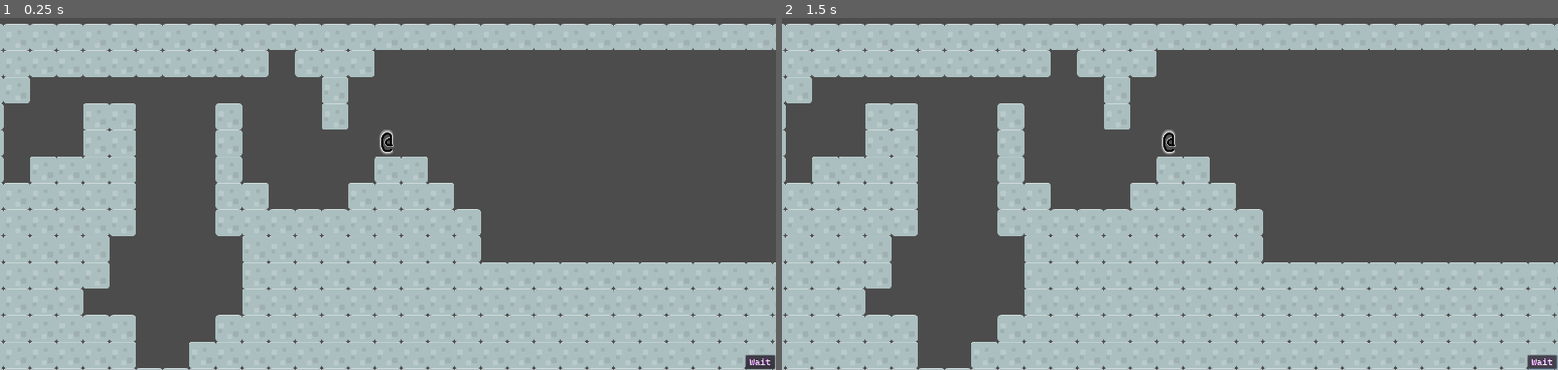
Above: before the commit, frames 1-2 (left to right).
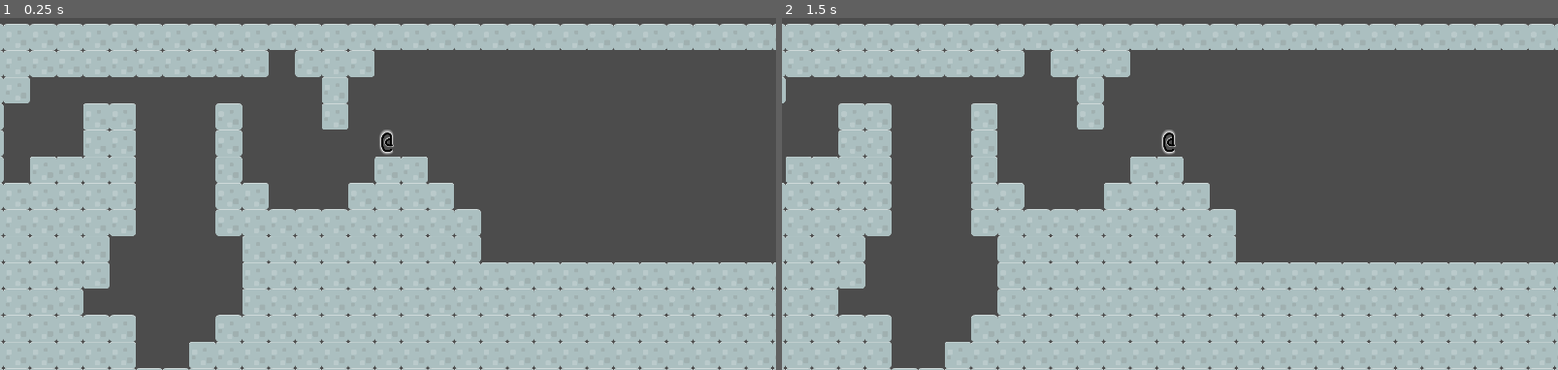
Above: after the commit, the same moments.

Repository: Edearth/vertical_rl
Game: Godot game, scene res://scenes/debug.tscn
The game is run twice, just before and just after one commit, with the same random seed, the same clock (stepped at 60 frames per second) and the same inputs.
Inputs (mouse positions are in pixels of both pictures, inside the frame that each line leads up to):
- Up to frame 1 (0.25 s): no input
- Up to frame 2 (1.5 s): click (1542, 362) at 0.5 s, where only the run before the commit has a clickable "Wait"; tap Enter at 1.25 s; hold Right (right, bound only after the commit) from 1.28 s (still down); tap . (wait, bound only after the commit) at 1.35 s

The runs differ from the first frame. In frame 1, 0.2% of the frame differs, in the area x 96-100%, y 95-100%; in frame 2, 11%, in the area x 0-100%, y 9-100%.

Commit message:
Move left+right and falling
* Implemented simple StateMachine for the player controls
* Now the simulation runs on its own separate thread
* Still need to make a stepped movement to avoid player getting stuck in ground. This
    happens when the falling speed is greater than 1 and the player moves "into" a
    ground tile.
* Need to change IdleState to remove the "if falling". The FallingState should be
    used instead, and it should have whatever actions you can do while falling (wait,
    grab/climb, attack, use an item... maybe even jumping from wall to wall).
* Need to add grab/climb state and keys.

Diff:
--- a/project.godot
+++ b/project.godot
@@ -8,9 +8,20 @@
 
 config_version=4
 
-_global_script_classes=[  ]
+_global_script_classes=[ {
+"base": "Node",
+"class": "PlayerControllerIdleState",
+"language": "GDScript",
+"path": "res://scripts/finite_state_machine/PlayerControllerIdleState.gd"
+}, {
+"base": "Node",
+"class": "StateMachine",
+"language": "GDScript",
+"path": "res://scripts/finite_state_machine/StateMachine.gd"
+} ]
 _global_script_class_icons={
-
+"PlayerControllerIdleState": "",
+"StateMachine": ""
 }
 
 [application]
@@ -31,6 +42,52 @@
 window/stretch/mode="2d"
 window/stretch/aspect="keep"
 
+[input]
+
+wait={
+"deadzone": 0.5,
+"events": [ Object(InputEventKey,"resource_local_to_scene":false,"resource_name":"","device":0,"alt":false,"shift":false,"control":false,"meta":false,"command":false,"pressed":false,"scancode":46,"unicode":0,"echo":false,"script":null)
+ ]
+}
+left={
+"deadzone": 0.5,
+"events": [ Object(InputEventKey,"resource_local_to_scene":false,"resource_name":"","device":0,"alt":false,"shift":false,"control":false,"meta":false,"command":false,"pressed":false,"scancode":16777231,"unicode":0,"echo":false,"script":null)
+, Object(InputEventKey,"resource_local_to_scene":false,"resource_name":"","device":0,"alt":false,"shift":false,"control":false,"meta":false,"command":false,"pressed":false,"scancode":16777354,"unicode":0,"echo":false,"script":null)
+, Object(InputEventKey,"resource_local_to_scene":false,"resource_name":"","device":0,"alt":false,"shift":false,"control":false,"meta":false,"command":false,"pressed":false,"scancode":72,"unicode":0,"echo":false,"script":null)
+ ]
+}
+right={
+"deadzone": 0.5,
+"events": [ Object(InputEventKey,"resource_local_to_scene":false,"resource_name":"","device":0,"alt":false,"shift":false,"control":false,"meta":false,"command":false,"pressed":false,"scancode":16777233,"unicode":0,"echo":false,"script":null)
+, Object(InputEventKey,"resource_local_to_scene":false,"resource_name":"","device":0,"alt":false,"shift":false,"control":false,"meta":false,"command":false,"pressed":false,"scancode":16777356,"unicode":0,"echo":false,"script":null)
+, Object(InputEventKey,"resource_local_to_scene":false,"resource_name":"","device":0,"alt":false,"shift":false,"control":false,"meta":false,"command":false,"pressed":false,"scancode":76,"unicode":0,"echo":false,"script":null)
+ ]
+}
+up={
+"deadzone": 0.5,
+"events": [ Object(InputEventKey,"resource_local_to_scene":false,"resource_name":"","device":0,"alt":false,"shift":false,"control":false,"meta":false,"command":false,"pressed":false,"scancode":16777232,"unicode":0,"echo":false,"script":null)
+, Object(InputEventKey,"resource_local_to_scene":false,"resource_name":"","device":0,"alt":false,"shift":false,"control":false,"meta":false,"command":false,"pressed":false,"scancode":16777358,"unicode":0,"echo":false,"script":null)
+, Object(InputEventKey,"resource_local_to_scene":false,"resource_name":"","device":0,"alt":false,"shift":false,"control":false,"meta":false,"command":false,"pressed":false,"scancode":75,"unicode":0,"echo":false,"script":null)
+ ]
+}
+down={
+"deadzone": 0.5,
+"events": [ Object(InputEventKey,"resource_local_to_scene":false,"resource_name":"","device":0,"alt":false,"shift":false,"control":false,"meta":false,"command":false,"pressed":false,"scancode":16777234,"unicode":0,"echo":false,"script":null)
+, Object(InputEventKey,"resource_local_to_scene":false,"resource_name":"","device":0,"alt":false,"shift":false,"control":false,"meta":false,"command":false,"pressed":false,"scancode":16777352,"unicode":0,"echo":false,"script":null)
+, Object(InputEventKey,"resource_local_to_scene":false,"resource_name":"","device":0,"alt":false,"shift":false,"control":false,"meta":false,"command":false,"pressed":false,"scancode":74,"unicode":0,"echo":false,"script":null)
+ ]
+}
+jump={
+"deadzone": 0.5,
+"events": [ Object(InputEventKey,"resource_local_to_scene":false,"resource_name":"","device":0,"alt":false,"shift":false,"control":false,"meta":false,"command":false,"pressed":false,"scancode":74,"unicode":0,"echo":false,"script":null)
+ ]
+}
+cancel={
+"deadzone": 0.5,
+"events": [ Object(InputEventKey,"resource_local_to_scene":false,"resource_name":"","device":0,"alt":false,"shift":false,"control":false,"meta":false,"command":false,"pressed":false,"scancode":16777217,"unicode":0,"echo":false,"script":null)
+ ]
+}
+
 [rendering]
 
 environment/default_environment="res://default_env.tres"
--- a/scenes/Simulation.gd
+++ b/scenes/Simulation.gd
@@ -4,25 +4,42 @@
 onready var actors = get_node(_actors)
 onready var map : TileMap = Singletons.get_instance(Singletons.MAP)
 
+onready var thread = Thread.new()
+
 func _ready():
-	EventBus.connect("tick", self, "tick")
+	thread.start(self, "run")
+
+	for actor in get_tree().get_nodes_in_group(Groups.PHYSICS):
+		if hit_ground(actor):
+			actor.is_falling = false
+			actor.velocity.y = 0
+
+# We need to set a dummy parameter if we want to start the method in a Thread
+# The start() method without data passes an empty array as data
+# See: https://github.com/godotengine/godot/issues/9924
+func run(_parameters):
+	while true:
+		tick()
+		physics_tick()
 
 func tick():
 	print("Start simulation tick")
 	for actor in actors.get_children():
 		actor.tick()
-	physics_tick()
 	print("End simulation tick")
 
 func physics_tick():
 	print("Start simulation physics tick")
 	for actor in get_tree().get_nodes_in_group(Groups.PHYSICS):
-		if actor.is_falling and hit_ground(actor):
-			actor.is_falling = false
-			actor.velocity.y = 0
-
 		#update position
 		actor.coordinates += actor.velocity
+
+		if hit_ground(actor):
+			actor.is_falling = false
+			actor.velocity = Vector2.ZERO
+		elif not actor.is_falling:
+			actor.velocity.x = 0
+			actor.is_falling = true
 
 	print("End simulation physics tick")
 
--- a/scenes/actors/_player/Player.gd
+++ b/scenes/actors/_player/Player.gd
@@ -3,7 +3,7 @@
 # exposed interface
 var coordinates : Vector2 setget set_coordinates, get_coordinates
 var velocity : Vector2 setget set_velocity, get_velocity
-var is_falling : bool setget set_falling, is_falling
+var is_falling : bool setget set_falling, get_falling
 
 # internals
 onready var actor_data = $"ActorData"
@@ -11,6 +11,12 @@
 onready var gravity_data = $"AffectedByGravity"
 
 onready var map : TileMap = Singletons.get_instance(Singletons.MAP)
+
+func _init():
+	Singletons.set_instance(Singletons.PLAYER, self)
+
+func _ready():
+	pass
 
 func get_coordinates():
 	return actor_data.coordinates
@@ -25,14 +31,13 @@
 func set_velocity(_velocity):
 	physics_data.velocity = _velocity
 
-func is_falling():
+func get_falling():
 	return gravity_data.is_falling
 
 func set_falling(falling: bool):
 	gravity_data.is_falling = falling
 
 func tick():
-	print ("Player position = "+str(self.position)+", coords="+str(self.coordinates))
 	for child in get_children():
 		if child.has_method("tick"):
 			child.tick()
--- a/scenes/actors/_player/Player.tscn
+++ b/scenes/actors/_player/Player.tscn
@@ -1,19 +1,20 @@
-[gd_scene load_steps=6 format=2]
+[gd_scene load_steps=7 format=2]
 
 [ext_resource path="res://scenes/actors/_player/Player.gd" type="Script" id=1]
 [ext_resource path="res://scenes/components/ActorData/ActorData.tscn" type="PackedScene" id=2]
 [ext_resource path="res://assets/player.png" type="Texture" id=3]
 [ext_resource path="res://scenes/components/PhysicsData/PhysicsData.tscn" type="PackedScene" id=4]
+[ext_resource path="res://scenes/components/Controller/PlayerKeyboardController.tscn" type="PackedScene" id=5]
 [ext_resource path="res://scenes/components/AffectedByGravity/AffectedByGravity.tscn" type="PackedScene" id=6]
 
 [node name="Player" type="Node2D"]
 script = ExtResource( 1 )
 
-[node name="Controller" type="Node" parent="."]
-
 [node name="Sprite" type="Sprite" parent="."]
 texture = ExtResource( 3 )
 offset = Vector2( 35, 35 )
+
+[node name="Controller" parent="." instance=ExtResource( 5 )]
 
 [node name="AffectedByGravity" parent="." instance=ExtResource( 6 )]
 
--- /dev/null
+++ b/scenes/components/Controller/PlayerKeyboardController.gd
@@ -0,0 +1,27 @@
+extends Node
+
+onready var input_press = Semaphore.new()
+onready var state_machine = StateMachine.new()
+var action_taken
+
+func _ready():
+	EventBus.connect("player_finished_input", self, "player_finished_input")
+
+func tick():
+	print("Wait for player input")
+	input_press.wait()
+	print("Player input selected")
+
+func player_finished_input():
+	input_press.post()
+
+func _process(delta):
+	state_machine._process(delta)
+
+	#	elif Input.is_action_just_pressed("grab"):
+	#		print("! Grab where?")
+	#		selectingGrab = true
+	#		return
+	#	elif Input.is_action_just_pressed("drop"):
+	#		player.drop()
+	#		input_press.post()
--- /dev/null
+++ b/scenes/components/Controller/PlayerKeyboardController.tscn
@@ -0,0 +1,12 @@
+[gd_scene load_steps=4 format=2]
+
+[ext_resource path="res://scenes/components/Controller/PlayerKeyboardController.gd" type="Script" id=1]
+[ext_resource path="res://scripts/finite_state_machine/StateMachine.gd" type="Script" id=2]
+[ext_resource path="res://scripts/finite_state_machine/PlayerControllerIdleState.gd" type="Script" id=3]
+
+[node name="PlayerKeyboardController" type="Node"]
+script = ExtResource( 1 )
+
+[node name="StateMachine" type="Node" parent="."]
+script = ExtResource( 2 )
+default_state = ExtResource( 3 )
--- a/scenes/debug.tscn
+++ b/scenes/debug.tscn
@@ -43,6 +43,7 @@
 }
 
 [node name="Button" type="Button" parent="Simulation/Actors/Player/Camera2D/GUI"]
+visible = false
 anchor_left = 1.0
 anchor_top = 1.0
 anchor_right = 1.0
--- a/scripts/constants/singletons.gd
+++ b/scripts/constants/singletons.gd
@@ -1,6 +1,6 @@
 extends Node
 
-enum { MAP }
+enum { MAP, PLAYER }
 
 var _instances : Dictionary = {}
 
--- a/scripts/event_bus/EventBus.gd
+++ b/scripts/event_bus/EventBus.gd
@@ -1,4 +1,5 @@
 extends Node
 
-signal tick()
+signal player_finished_input()
+#signal tick()
 #signal enemy_attack(enemy_name)
--- /dev/null
+++ b/scripts/finite_state_machine/PlayerControllerFallingState.gd
@@ -0,0 +1,13 @@
+extends Node
+
+var stateMachine
+
+func on_enter(_stateMachine):
+	stateMachine = _stateMachine
+	pass
+
+func on_exit():
+	pass
+
+func _process(delta):
+	pass
--- /dev/null
+++ b/scripts/finite_state_machine/PlayerControllerIdleState.gd
@@ -0,0 +1,44 @@
+extends Node
+class_name PlayerControllerIdleState
+
+var player
+var map : TileMap
+var state_machine
+var jump_state = "res://scripts/finite_state_machine/PlayerControllerSelectingJumpState.gd"
+
+func on_enter(_stateMachine):
+	state_machine = _stateMachine
+	map = Singletons.get_instance(Singletons.MAP)
+	player = Singletons.get_instance(Singletons.PLAYER)
+
+func on_exit():
+	pass
+
+func _process(delta):
+	if Input.is_action_just_pressed("wait"):
+		print("! You wait.")
+		EventBus.emit_signal("player_finished_input")
+#	elif Input.is_action_just_pressed("up"):
+#		player.set_movement(Vector2.UP)
+#		input_press.post()
+#	elif Input.is_action_just_pressed("down"):
+#		player.set_movement(Vector2.DOWN)
+#		input_press.post()
+	elif not player.is_falling:
+		if Input.is_action_just_pressed("left"):
+			var vel = player.get_velocity()
+			vel.x = -1
+			if is_cell_free(player.coordinates + vel):
+				player.set_velocity(vel)
+				EventBus.emit_signal("player_finished_input")
+		elif Input.is_action_just_pressed("right"):
+			var vel = player.get_velocity()
+			vel.x = 1
+			if is_cell_free(player.coordinates + vel):
+				player.set_velocity(vel)
+			EventBus.emit_signal("player_finished_input")
+		elif Input.is_action_just_pressed("jump"):
+			state_machine.change_state(load(jump_state).new())
+
+func is_cell_free(coord):
+	return map.get_cell(coord.x, coord.y) == TileMap.INVALID_CELL
--- /dev/null
+++ b/scripts/finite_state_machine/PlayerControllerSelectingJumpState.gd
@@ -0,0 +1,20 @@
+extends Node
+
+var state_machine
+var idle_state = "res://scripts/finite_state_machine/PlayerControllerIdleState.gd"
+
+func on_enter(_stateMachine):
+	state_machine = _stateMachine
+	print("! Jump where?")
+#	update_jump_highlight()
+
+func on_exit():
+	print("! Ok.")
+#	remove_jump_highlight()
+
+func _process(delta):
+	if Input.is_action_just_pressed("wait"):
+		print("! You wait.")
+		EventBus.emit_signal("player_finished_input")
+	elif Input.is_action_just_pressed("cancel"):
+		state_machine.change_state(load(idle_state).new())
--- /dev/null
+++ b/scripts/finite_state_machine/StateMachine.gd
@@ -0,0 +1,18 @@
+extends Node
+class_name StateMachine
+
+export(Resource) var default_state
+var current_state
+
+func _ready():
+	current_state = default_state.new()
+	current_state.on_enter(self)
+
+func change_state(newState):
+	current_state.on_exit()
+	newState.on_enter(self)
+	current_state = newState
+
+func _process(delta):
+	if current_state:
+		current_state._process(delta)
--- /dev/null
+++ b/scripts/finite_state_machine/StateSample.gd
@@ -0,0 +1,13 @@
+extends Node
+
+var stateMachine
+
+func onEnter(_stateMachine):
+	stateMachine = _stateMachine
+	pass
+
+func onExit():
+	pass
+
+func _process(delta):
+	pass
